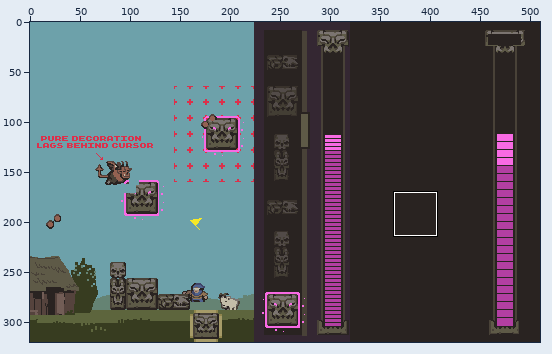
Pixel-art file: Art/alphonsketch.aseprite. Above: a wide view before the commit, with the close-up outlined.
Close-up. As it was:
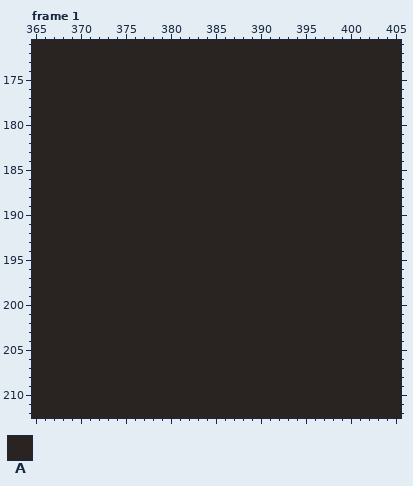
510x320 pixels, 2 frames. Shown: frame 1: x 365..405, y 171..212. The commit also changed other frames or places, which this record leaves out.
Visible layers, top first: "Layer 12", "Layer 13", "Layer 8", "Layer 7", "Layer 5", "Layer 2", "Layer 3", "Layer 6", "Layer 1".
Palette (. is transparent): A #292321
Pixels before, frame 1, first column x 365:
171 AAAAAAAAAAAAAAAAAAAAAAAAAAAAAAAAAAAAAAAAA
172 AAAAAAAAAAAAAAAAAAAAAAAAAAAAAAAAAAAAAAAAA
173 AAAAAAAAAAAAAAAAAAAAAAAAAAAAAAAAAAAAAAAAA
174 AAAAAAAAAAAAAAAAAAAAAAAAAAAAAAAAAAAAAAAAA
175 AAAAAAAAAAAAAAAAAAAAAAAAAAAAAAAAAAAAAAAAA
176 AAAAAAAAAAAAAAAAAAAAAAAAAAAAAAAAAAAAAAAAA
177 AAAAAAAAAAAAAAAAAAAAAAAAAAAAAAAAAAAAAAAAA
178 AAAAAAAAAAAAAAAAAAAAAAAAAAAAAAAAAAAAAAAAA
179 AAAAAAAAAAAAAAAAAAAAAAAAAAAAAAAAAAAAAAAAA
180 AAAAAAAAAAAAAAAAAAAAAAAAAAAAAAAAAAAAAAAAA
181 AAAAAAAAAAAAAAAAAAAAAAAAAAAAAAAAAAAAAAAAA
182 AAAAAAAAAAAAAAAAAAAAAAAAAAAAAAAAAAAAAAAAA
183 AAAAAAAAAAAAAAAAAAAAAAAAAAAAAAAAAAAAAAAAA
184 AAAAAAAAAAAAAAAAAAAAAAAAAAAAAAAAAAAAAAAAA
185 AAAAAAAAAAAAAAAAAAAAAAAAAAAAAAAAAAAAAAAAA
186 AAAAAAAAAAAAAAAAAAAAAAAAAAAAAAAAAAAAAAAAA
187 AAAAAAAAAAAAAAAAAAAAAAAAAAAAAAAAAAAAAAAAA
188 AAAAAAAAAAAAAAAAAAAAAAAAAAAAAAAAAAAAAAAAA
189 AAAAAAAAAAAAAAAAAAAAAAAAAAAAAAAAAAAAAAAAA
190 AAAAAAAAAAAAAAAAAAAAAAAAAAAAAAAAAAAAAAAAA
191 AAAAAAAAAAAAAAAAAAAAAAAAAAAAAAAAAAAAAAAAA
192 AAAAAAAAAAAAAAAAAAAAAAAAAAAAAAAAAAAAAAAAA
193 AAAAAAAAAAAAAAAAAAAAAAAAAAAAAAAAAAAAAAAAA
194 AAAAAAAAAAAAAAAAAAAAAAAAAAAAAAAAAAAAAAAAA
195 AAAAAAAAAAAAAAAAAAAAAAAAAAAAAAAAAAAAAAAAA
196 AAAAAAAAAAAAAAAAAAAAAAAAAAAAAAAAAAAAAAAAA
197 AAAAAAAAAAAAAAAAAAAAAAAAAAAAAAAAAAAAAAAAA
198 AAAAAAAAAAAAAAAAAAAAAAAAAAAAAAAAAAAAAAAAA
199 AAAAAAAAAAAAAAAAAAAAAAAAAAAAAAAAAAAAAAAAA
200 AAAAAAAAAAAAAAAAAAAAAAAAAAAAAAAAAAAAAAAAA
201 AAAAAAAAAAAAAAAAAAAAAAAAAAAAAAAAAAAAAAAAA
202 AAAAAAAAAAAAAAAAAAAAAAAAAAAAAAAAAAAAAAAAA
203 AAAAAAAAAAAAAAAAAAAAAAAAAAAAAAAAAAAAAAAAA
204 AAAAAAAAAAAAAAAAAAAAAAAAAAAAAAAAAAAAAAAAA
205 AAAAAAAAAAAAAAAAAAAAAAAAAAAAAAAAAAAAAAAAA
206 AAAAAAAAAAAAAAAAAAAAAAAAAAAAAAAAAAAAAAAAA
207 AAAAAAAAAAAAAAAAAAAAAAAAAAAAAAAAAAAAAAAAA
208 AAAAAAAAAAAAAAAAAAAAAAAAAAAAAAAAAAAAAAAAA
209 AAAAAAAAAAAAAAAAAAAAAAAAAAAAAAAAAAAAAAAAA
210 AAAAAAAAAAAAAAAAAAAAAAAAAAAAAAAAAAAAAAAAA
211 AAAAAAAAAAAAAAAAAAAAAAAAAAAAAAAAAAAAAAAAA
212 AAAAAAAAAAAAAAAAAAAAAAAAAAAAAAAAAAAAAAAAA
New version:
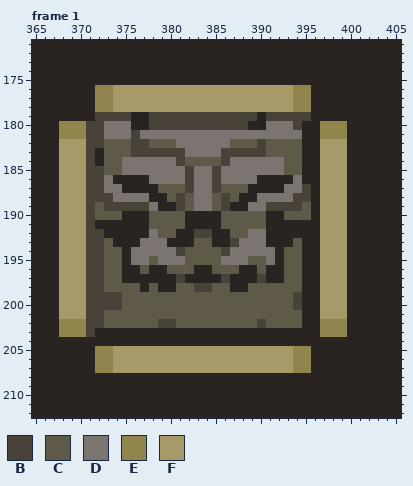
Colours new in this view: B #494238  C #5e5a47  D #7b7470  E #90854d  F #a69b68
Changes in this commit:
Frame 1, layer "Layer 6":
y 176..178: x 372..395 AAAAAAAAAAAAAAAAAAAAAAAA -> EEFFFFFFFFFFFFFFFFFFFFEE
y 179: x 372..375 AAAA -> BBBB; x 378..389 AAAAAAAAAAAA -> BBBBBBBBBBBB; x 391..395 AAAAA -> BBBBB
y 180: x 368..375 AAAAAAAA -> EEEBBDDD; x 378..388 AAAAAAAAAAA -> BBBBBBBBBBB; x 391..394 AAAA -> DDDB; x 397..399 AAA -> EEE
y 181: x 368..394 AAAAAAAAAAAAAAAAAAAAAAAAAAA -> EEEBBDDDBDDDDDDDDDDDDDDDDDD; x 397..399 AAA -> EEE
y 182: x 368..394 AAAAAAAAAAAAAAAAAAAAAAAAAAA -> FFFBBCCCBBCCCDDDDDDCCCBCCCC; x 397..399 AAA -> FFF
y 183: x 368..371 AAAA -> FFFB; x 373..394 AAAAAAAAAAAAAAAAAAAAAA -> CCCBBBBBBDDDDBBBBBCCCC; x 397..399 AAA -> FFF
y 184: x 368..371 AAAA -> FFFB; x 373..394 AAAAAAAAAAAAAAAAAAAAAA -> CCDDDDDDBCCCCBDDDDDDCC; x 397..399 AAA -> FFF
y 185: x 368..394 AAAAAAAAAAAAAAAAAAAAAAAAAAA -> FFFBBCCDDDDDDDBDDBDDDDDDDCC; x 397..399 AAA -> FFF
y 186: x 368..373 AAAAAA -> FFFBBD; x 378..389 AAAAAAAAAAAA -> DDDDBDDBDDDD; x 394 A -> D; x 397..399 AAA -> FFF
y 187: x 368..374 AAAAAAA -> FFFBBDD; x 379..388 AAAAAAAAAA -> CCCBDDBCCC; x 393..395 AAA -> DDB; x 397..399 AAA -> FFF
y 188: x 368..377 AAAAAAAAAA -> FFFBBBDDDD; x 380..387 AAAAAAAA -> CBCDDCBC; x 390..395 AAAAAA -> DDDDBB; x 397..399 AAA -> FFF
y 189: x 368..378 AAAAAAAAAAA -> FFFBCBBBBBD; x 381..386 AAAAAA -> BCDDCB; x 389..395 AAAAAAA -> DDBBBBC; x 397..399 AAA -> FFF
y 190: x 368..374 AAAAAAA -> FFFBCCC; x 378..381 AAAA -> CCCC; x 386..390 AAAAA -> CCCCC; x 393..395 AAA -> CCC; x 397..399 AAA -> FFF
y 191: x 368..371 AAAA -> FFFB; x 378..381 AAAA -> CCCC; x 386..390 AAAAA -> CCCCC; x 397..399 AAA -> FFF
y 192: x 368..372 AAAAA -> FFFBB; x 378..380 AAA -> DCC; x 383..384 AA -> BB; x 387..390 AAAA -> CCDD; x 397..399 AAA -> FFF
y 193: x 368..373 AAAAAA -> FFFBBC; x 377..379 AAA -> DDD; x 383..384 AA -> CC; x 387..390 AAAA -> BDDD; x 394 A -> C; x 397..399 AAA -> FFF
y 194: x 368..374 AAAAAAA -> FFFBBCC; x 376..391 AAAAAAAAAAAAAAAA -> DDDDDBCCCCBDDDDD; x 393..394 AA -> CC; x 397..399 AAA -> FFF
y 195: x 368..374 AAAAAAA -> FFFBBCC; x 376..391 AAAAAAAAAAAAAAAA -> DDCDDDCCCCDDDCCD; x 393..394 AA -> CC; x 397..399 AAA -> FFF
y 196: x 368..374 AAAAAAA -> FFFBBCC; x 377 A -> C; x 380..382 AAA -> CCC; x 385..387 AAA -> CCC; x 390 A -> C; x 393..394 AA -> CC; x 397..399 AAA -> FFF
y 197: x 368..374 AAAAAAA -> FFFBBCC; x 381 A -> B; x 386 A -> B; x 390 A -> B; x 393..394 AA -> CC; x 397..399 AAA -> FFF
y 198: x 368..376 AAAAAAAAA -> FFFBBCCCC; x 378 A -> C; x 381..386 AAAAAA -> CCBBCC; x 389..394 AAAAAA -> CCCCCC; x 397..399 AAA -> FFF
y 199..200: x 368..394 AAAAAAAAAAAAAAAAAAAAAAAAAAA -> FFFBBBBCCCCCCCCCCCCCCCCCCCB; x 397..399 AAA -> FFF
y 201: x 368..394 AAAAAAAAAAAAAAAAAAAAAAAAAAA -> FFFBBCCCCCCCCCCCCCCCCCCCCCC; x 397..399 AAA -> FFF
y 202: x 368..394 AAAAAAAAAAAAAAAAAAAAAAAAAAA -> EEEBBCCCCCCBBCCCCCCCCCBCCCC; x 397..399 AAA -> EEE
y 203: x 368..371 AAAA -> EEEB; x 397..399 AAA -> EEE
y 205..207: x 372..395 AAAAAAAAAAAAAAAAAAAAAAAA -> EEFFFFFFFFFFFFFFFFFFFFEE
Changed places in both close-ups, as pixel boxes (x1, y1, x2, y2):
changed: (59, 85, 347, 373)
